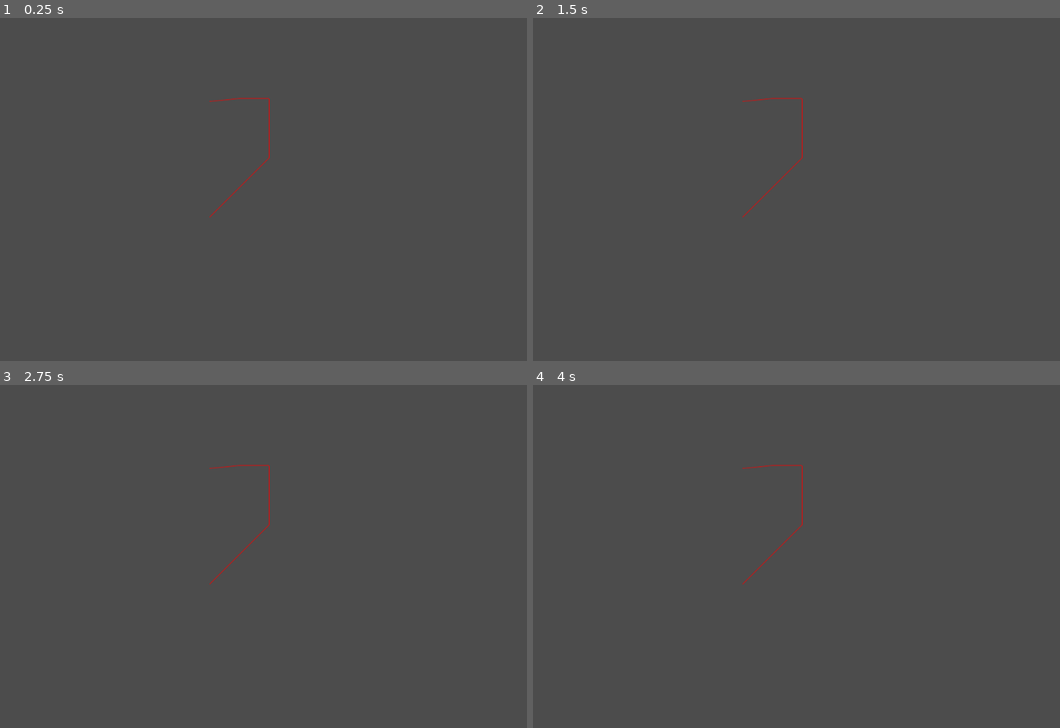
Above: before the commit, frames 1-4 (two rows, left to right).
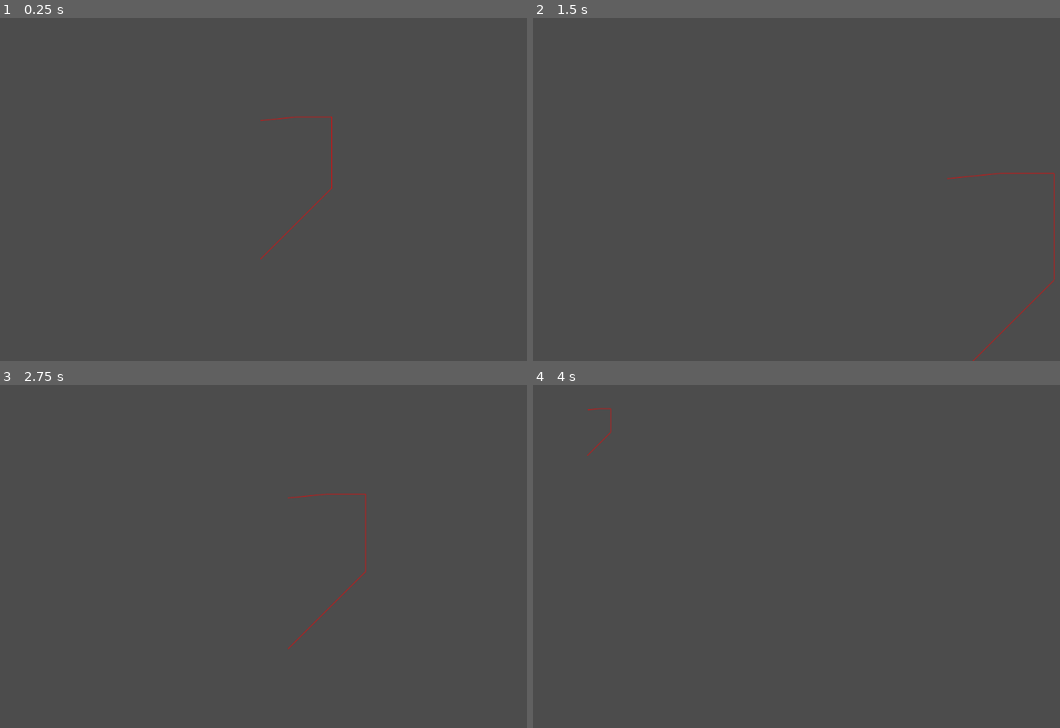
Above: after the commit, the same moments.

Repository: bluenote10/GodotExperiments
Game: Godot game, scene res://Main.tscn
Two runs of this game, one before a commit and one after it. Both use one fixed random seed, a clock stepped at 60 frames per second and the inputs below.
Inputs:
- Up to frame 1 (0.25 s): no input
- Up to frame 2 (1.5 s): no input
- Up to frame 3 (2.75 s): no input
- Up to frame 4 (4 s): no input

The runs differ from the first frame. In frame 1, 0.3% of the frame differs, in the area x 39-64%, y 23-71%; in frame 2, 0.3%, in the area x 39-99%, y 23-100%; in frame 3, 0.3%; in frame 4, 0.2%.

Commit message:
fix for scaling issue

Diff:
--- a/line_drawing_2/Main.tscn
+++ b/line_drawing_2/Main.tscn
@@ -1,7 +1,8 @@
-[gd_scene load_steps=4 format=2]
+[gd_scene load_steps=5 format=2]
 
 [ext_resource path="res://line_shader.tres" type="Material" id=1]
 [ext_resource path="res://MeshInstance2D.gd" type="Script" id=2]
+[ext_resource path="res://Scaler.gd" type="Script" id=3]
 
 [sub_resource type="ArrayMesh" id=1]
 surfaces/0 = {
@@ -17,6 +18,7 @@
 }
 
 [node name="Node2D" type="Node2D"]
+script = ExtResource( 3 )
 
 [node name="MeshInstance2D" type="MeshInstance2D" parent="."]
 material = ExtResource( 1 )
--- /dev/null
+++ b/line_drawing_2/Scaler.gd
@@ -0,0 +1,11 @@
+extends Node2D
+
+var t := 0.0
+
+func _process(delta):
+    t += delta
+
+    var sx = 1.0 + sin(t) * 0.8
+    var sy = 1.0 + sin(t) * 0.8
+
+    transform = Transform2D(Vector2(sx, 0), Vector2(0, sy), Vector2(0, 0))
--- a/line_drawing_2/line_shader.gdshader
+++ b/line_drawing_2/line_shader.gdshader
@@ -1,4 +1,5 @@
 shader_type canvas_item;
+render_mode skip_vertex_transform;
 
 uniform float width = 1.0;
 uniform float antialias = 1.0;
@@ -11,6 +12,8 @@
         UV *= 0.5;
     }
     bool is_up = (uv_length < 1.5);
+
+    VERTEX = (EXTRA_MATRIX * (WORLD_MATRIX * vec4(VERTEX, 0.0, 1.0))).xy;
 
     // Not sure if this is valid, but at least it seems to give better
     // results when lines fall exactly on pixels.
